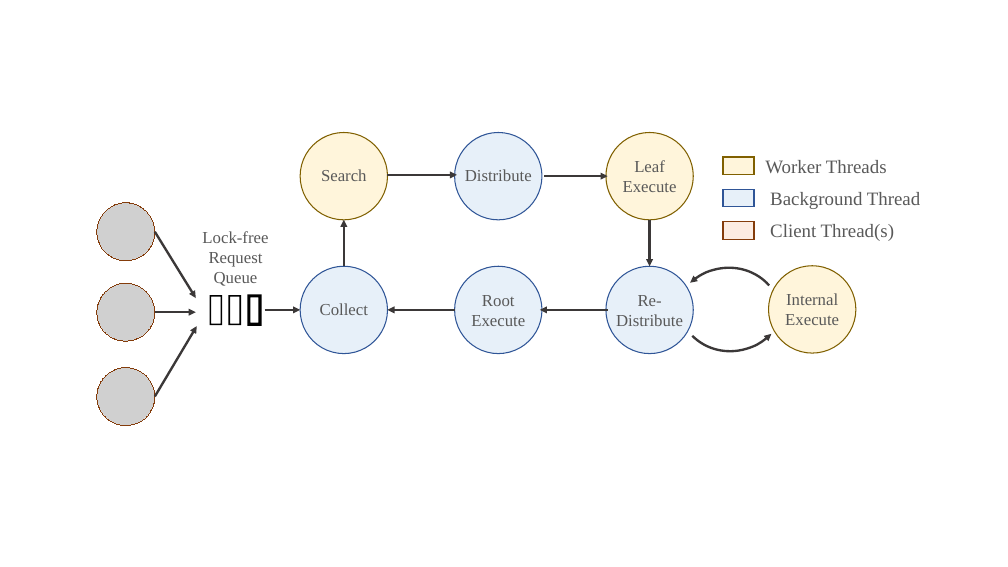
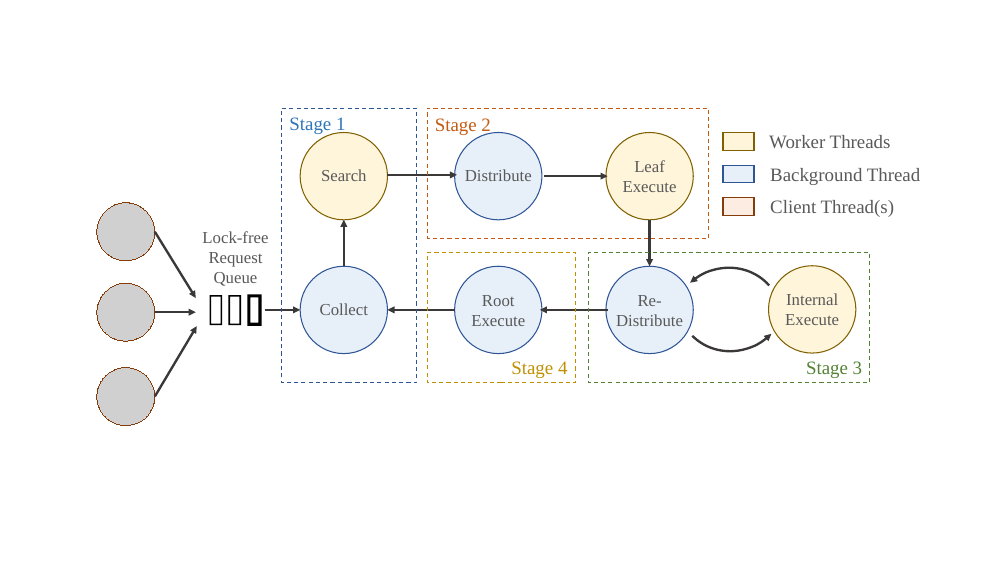
Before and after one commit to MarkChenYutian/B-plus-Forest, a slide deck: slide 4 of report/Presentation1.pptx. Drawn at 1008x567 pixels with LibreOffice and Linux fonts; fonts in the diff are those of the drawing; grey boxes stand for pictures. Boxes give left, top, right and bottom in pixels: in the first picture for what was removed or moved away, otherwise in the second. Text is boxed around its words. In the diff, an @@ line names an element or a change of style, - is before the commit and + after.

```diff
--- a/report/Presentation1.pptx
+++ b/report/Presentation1.pptx
@@ rectangle added at bbox=[281, 108, 417, 383], outline #2F5597 1 pt dashed @@
@@ text added at bbox=[289, 117, 345, 135], 18 pt, text #2E75B6 @@
+Stage 1
@@ rectangle added at bbox=[427, 108, 709, 238], outline #C55A11 1 pt dashed @@
@@ text added at bbox=[435, 118, 490, 135], 18 pt, text #C55A11 @@
+Stage 2
@@ text "Worker Threads": place and size @@
-text "Worker Threads" at bbox=[765, 160, 887, 173]
+text "Worker Threads" at bbox=[769, 135, 891, 148]
@@ 3 rectangles, 2 texts: place and size @@
-3 rectangles, 2 texts at bbox=[723, 157, 920, 241]
+3 rectangles, 2 texts at bbox=[723, 133, 920, 217]
@@ rectangle added at bbox=[427, 253, 575, 383], outline #BF9000 1 pt dashed @@
@@ rectangle added at bbox=[588, 253, 870, 383], outline #548235 1 pt dashed @@
@@ text added at bbox=[511, 361, 567, 378], 18 pt, text #BF9000 @@
+Stage 4
@@ text added at bbox=[806, 361, 862, 378], 18 pt, text #548235 @@
+Stage 3
```
Also in this commit, not shown: 1 other slide changed, 3 slides added.
